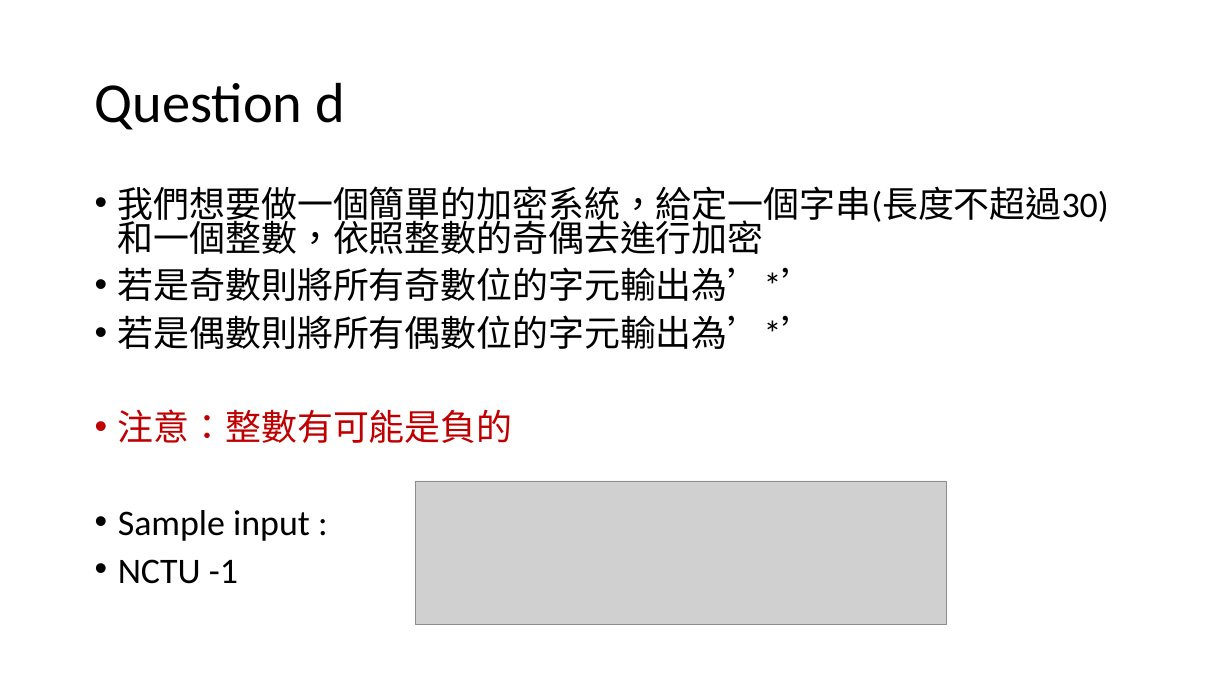
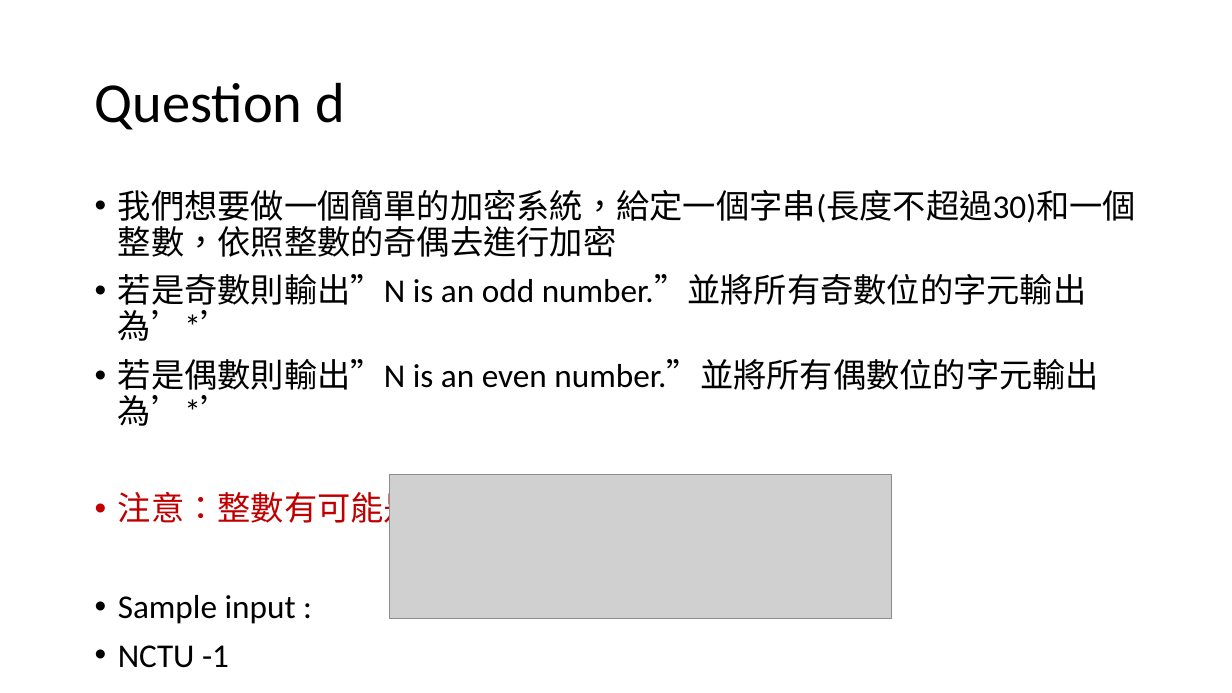
Before and after one commit to TheLurkingCat/Introduction-to-Computers-and-Programming, a slide deck: slide 19 of hw5/hw5.pptx. Drawn at 1232x693 pixels with LibreOffice and Linux fonts; fonts in the diff are those of the drawing; grey boxes stand for pictures. Boxes give left, top, right and bottom in pixels: in the first picture for what was removed or moved away, otherwise in the second. Text is boxed around its words. In the diff, an @@ line names an element or a change of style, - is before the commit and + after.

```diff
--- a/hw5/hw5.pptx
+++ b/hw5/hw5.pptx
@@ text at (x1=118, y1=189, x2=1136, y2=624): size 28 to 25.9 pt in "我們想要做一個簡單的加密系統，給定一個字串(長度不超過30)和一個整數，依照整數的奇偶去進行加密", "注意：整數有可能是負的", "Sample input :", "NCTU -1"; line spacing 0.8 to 0.9 @@
@@ text at (x1=118, y1=274, x2=1099, y2=426): text changed; size 28 to 25.9 pt @@
-• 若是奇數則將所有奇數位的字元輸出為’*’
-• 若是偶數則將所有偶數位的字元輸出為’*’
+• 若是奇數則輸出”N is an odd number.”並將所有奇數位的字元輸出為’*’
+• 若是偶數則輸出”N is an even number.”並將所有偶數位的字元輸出為’*’
@@ picture resized from (x1=416, y1=482, x2=947, y2=625) to (x1=390, y1=475, x2=892, y2=618) @@
```
Also in this commit, not shown: 2 other slides changed, 14 slides added, 3 other files.
